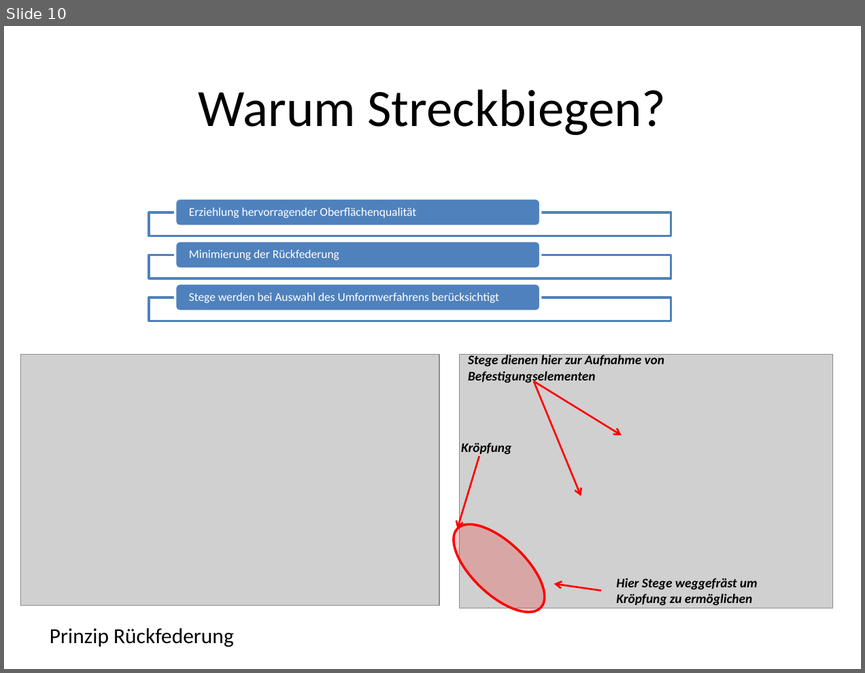
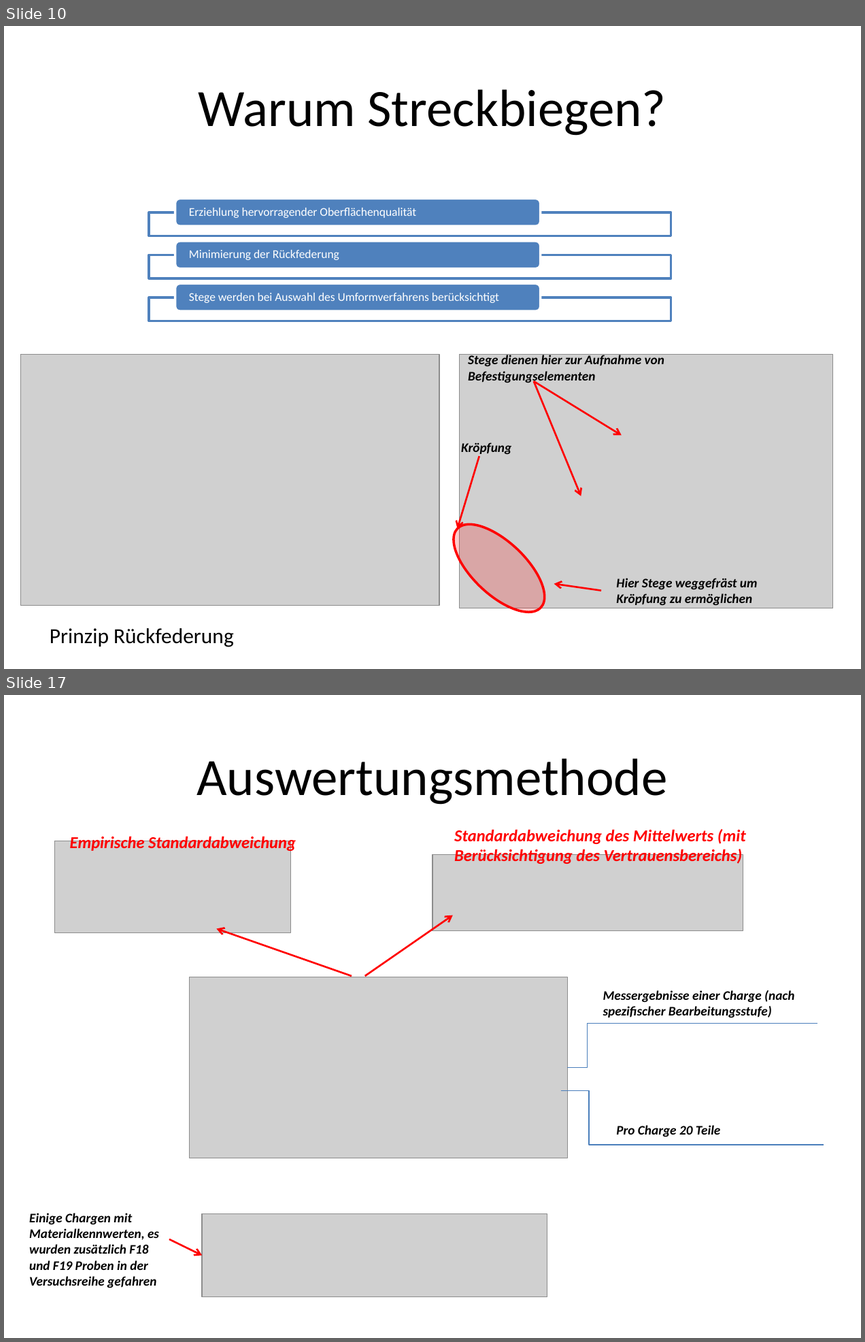
Before and after one commit to Benedikt2013/bacpraesent, a slide deck: PräsentationBachelorarbeitKaffanke.pptx. Shown one above the other, each under a label of ours: slide 10 before the commit, slides 10 and 17 after it; the slides between them are not shown. The pictures are 865x673 and 865x1342 pixels, drawn with LibreOffice and Linux fonts; fonts in the diff are those of the drawing; grey boxes stand for pictures. Boxes give left, top, right and bottom in pixels: in the first picture for what was removed or moved away, otherwise in the second. Text is boxed around its words. In the diff, an @@ line names an element or a change of style, - is before the commit and + after.

```diff
--- a/PräsentationBachelorarbeitKaffanke.pptx
+++ b/PräsentationBachelorarbeitKaffanke.pptx
@@ slide 17 added at [4, 695, 861, 1338], background #FFFFFF @@
@@ title added at [197, 758, 668, 804], 44 pt, text #000000 @@
+Auswertungsmethode
@@ text added at [70, 834, 296, 852], 14 pt, text #FF0000, bold, italic @@
+Empirische Standardabweichung
@@ text added at [454, 829, 746, 864], 14 pt, text #FF0000, bold, italic @@
+Standardabweichung des Mittelwerts (mit Berücksichtigung des Vertrauensbereichs)
@@ picture added at [54, 841, 291, 932] @@
@@ picture added at [432, 854, 742, 930] @@
@@ arrow added from (364, 976) to (453, 915), #FF0000 1.5 pt @@
@@ arrow added from (352, 976) to (216, 929), #FF0000 1.5 pt @@
@@ picture added at [190, 977, 568, 1157] @@
@@ text added at [603, 990, 794, 1018], 11 pt, text #000000, bold, italic @@
+Messergebnisse einer Charge (nach spezifischer Bearbeitungsstufe)
@@ elbow line added from (567, 1068) to (817, 1023), #4B7EBC 0.75 pt @@
@@ elbow line added from (561, 1091) to (824, 1145), #4B7EBC 0.75 pt @@
@@ text added at [616, 1125, 720, 1137], 11 pt, text #000000, bold, italic @@
+Pro Charge 20 Teile
@@ text added at [29, 1212, 159, 1288], 11 pt, text #000000, bold, italic @@
+Einige Chargen mit Materialkennwerten, es wurden zusätzlich F18 und F19 Proben in der Versuchsreihe gefahren
@@ picture added at [202, 1213, 547, 1297] @@
@@ arrow added from (169, 1239) to (202, 1255), #FF0000 1.5 pt @@
```
Also in this commit, not shown: 1 slide changed, 6 other slides added, 5 other files.
